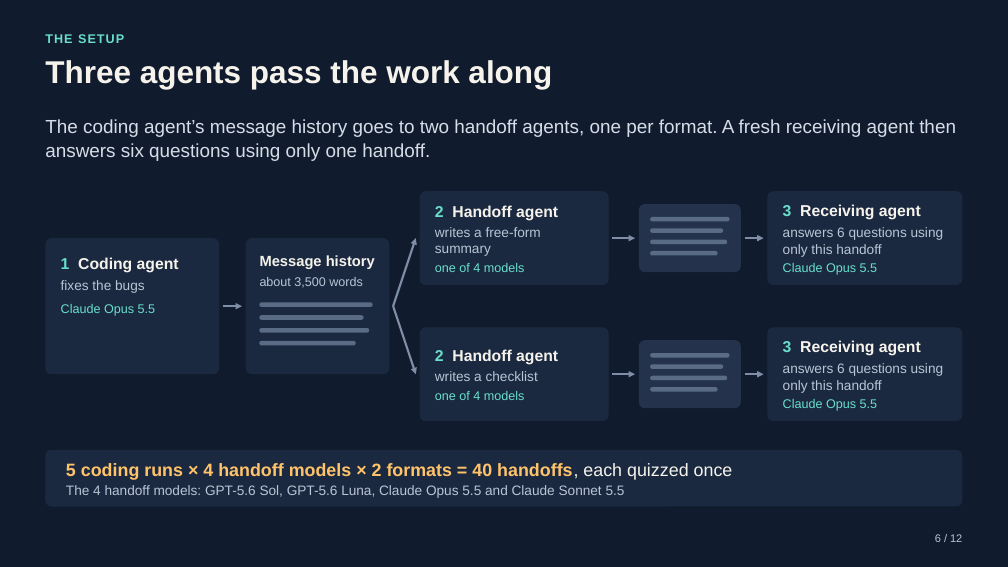
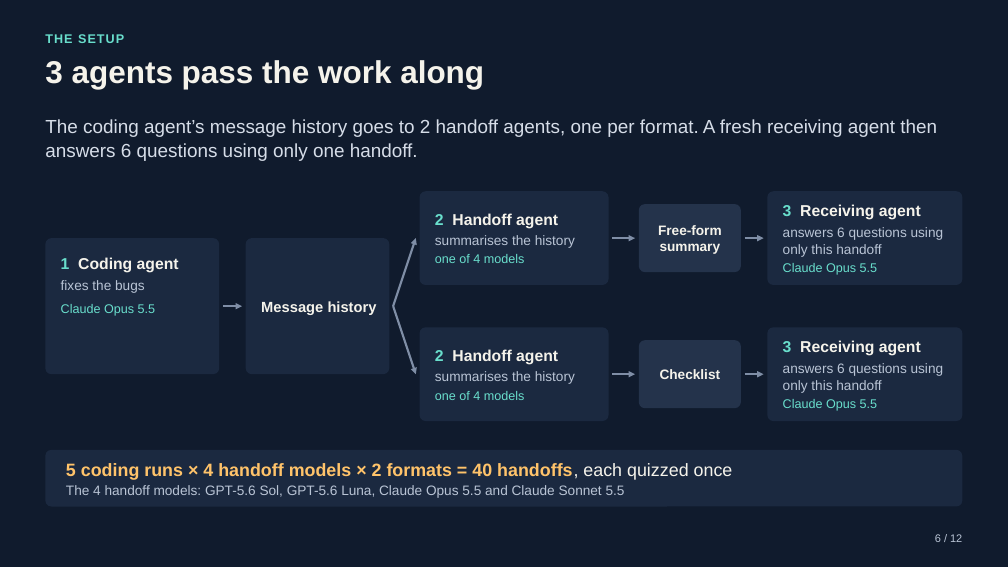
Before and after one commit to CS3227-2610-MP3-Deskmate/CS3227-2610-MP3, a slide deck: slide 6 of experiments/agent-handoff-2026-10-19/Agent_Handoff_Results.pptx. Drawn at 1008x567 pixels with LibreOffice and Linux fonts; fonts in the diff are those of the drawing. Boxes give left, top, right and bottom in pixels: in the first picture for what was removed or moved away, otherwise in the second. Text is boxed around its words. In the diff, an @@ line names an element or a change of style, - is before the commit and + after.

Commit message:
docs: Revise the agent handoff slides after review
Clearer wording, numerals, the shared topic list, likely reasons for the success-rule loss and revised limitations; fixes the backup slide's tool-access claim.

```diff
--- a/experiments/agent-handoff-2026-10-19/Agent_Handoff_Results.pptx
+++ b/experiments/agent-handoff-2026-10-19/Agent_Handoff_Results.pptx
@@ title at [45,60,484,89]: text changed @@
-Three agents pass the work along
+3 agents pass the work along
@@ text at [45,119,937,161]: text changed @@
-The coding agent’s message history goes to two handoff agents, one per format. A fresh receiving agent then answers six questions using only one handoff.
+The coding agent’s message history goes to 2 handoff agents, one per format. A fresh receiving agent then answers 6 questions using only one handoff.
@@ rounded rectangle "Message history" at [246,238,389,374]: alignment left to centre; less space between paragraphs; vertical alignment top to middle @@
@@ text in rounded rectangle at [435,235,575,248]: text changed @@
-writes a free-form summary
+summarises the history
@@ rounded rectangle removed at [650,217,730,222] @@
@@ rounded rectangle removed at [650,228,724,233] @@
@@ text in rounded rectangle at [658,225,722,254]: text added @@
+Free-form summary
@@ rounded rectangle removed at [650,240,727,244] @@
@@ rounded rectangle removed at [650,251,718,256] @@
@@ text in rounded rectangle at [260,277,363,288]: paragraph removed @@
-about 3,500 words
@@ rounded rectangle removed at [259,302,373,307] @@
@@ rounded rectangle removed at [259,315,364,320] @@
@@ rounded rectangle removed at [259,328,370,333] @@
@@ rounded rectangle removed at [259,341,355,346] @@
@@ rounded rectangle removed at [650,353,730,358] @@
@@ text in rounded rectangle at [435,371,575,384]: text changed @@
-writes a checklist
+summarises the history
@@ rounded rectangle removed at [650,364,724,369] @@
@@ rounded rectangle removed at [650,376,727,380] @@
@@ rounded rectangle removed at [650,387,718,392] @@
@@ text in rounded rectangle at [660,369,721,379]: text added @@
+Checklist
```
Also in this commit, not shown: 10 other slides changed, 1 other file.
